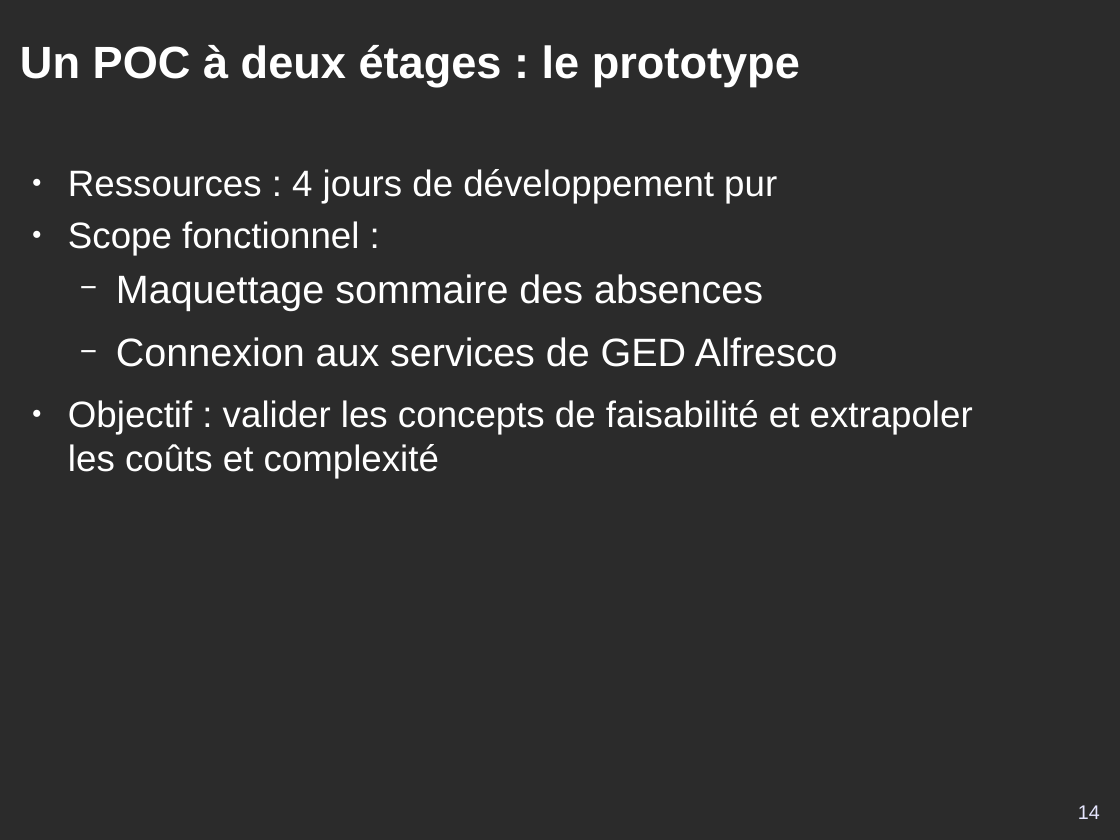
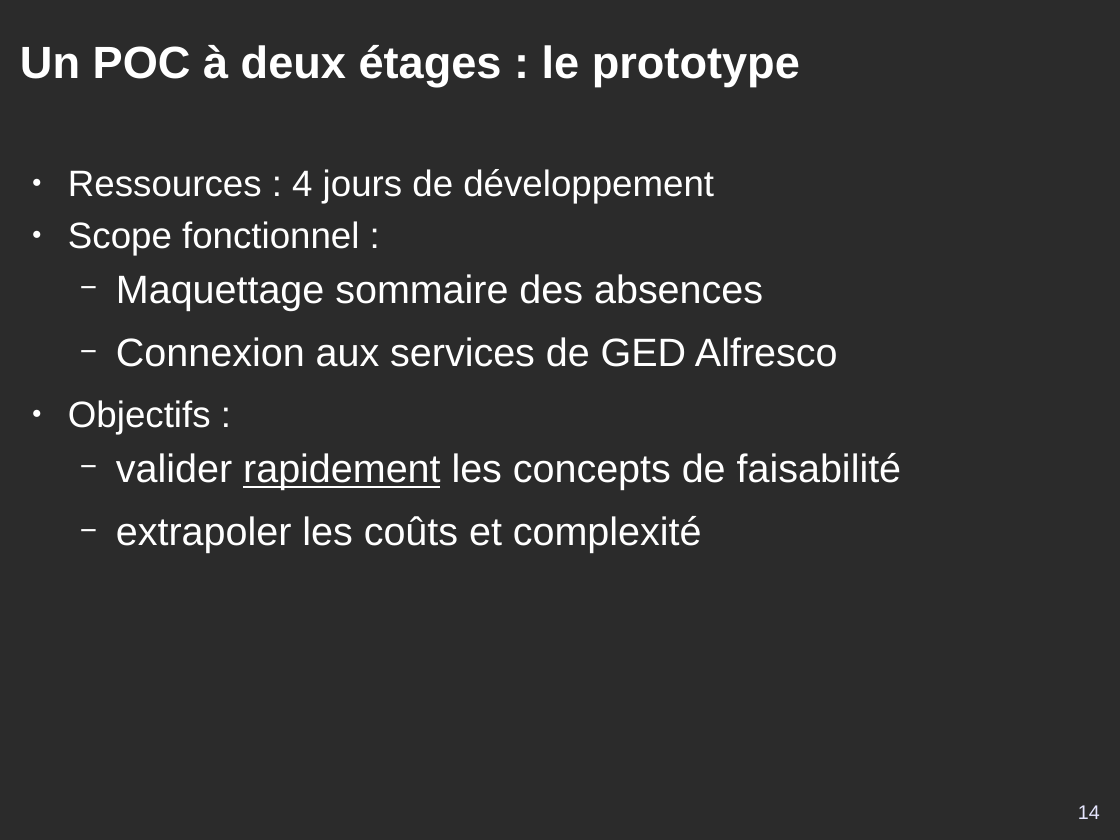
Before and after one commit to DSI-Ville-Noumea/sirh-kiosque-j2ee-old, a slide deck: slide 14 of src/site/resources/Kiosque_RH_J2EE_11021.odp. Drawn at 1120x840 pixels with LibreOffice and Linux fonts; fonts in the diff are those of the drawing; background and template pictures are left out; a plain dark background stands for a picture behind light text. Boxes give left, top, right and bottom in pixels: in the first picture for what was removed or moved away, otherwise in the second. Text is boxed around its words. In the diff, an @@ line names an element or a change of style, - is before the commit and + after.

```diff
--- a/src/site/resources/Kiosque_RH_J2EE_11021.odp
+++ b/src/site/resources/Kiosque_RH_J2EE_11021.odp
@@ text at [68, 169, 714, 203]: text changed @@
-● Ressources : 4 jours de développement pur
+● Ressources : 4 jours de développement
@@ text at [68, 400, 902, 553]: text changed; size 26 to 28 pt @@
-● Objectif : valider les concepts de faisabilité et extrapoler les coûts et complexité
+● Objectifs :
+  − valider rapidement les concepts de faisabilité
+  − extrapoler les coûts et complexité
```
Also in this commit, not shown: 10 other slides changed.
